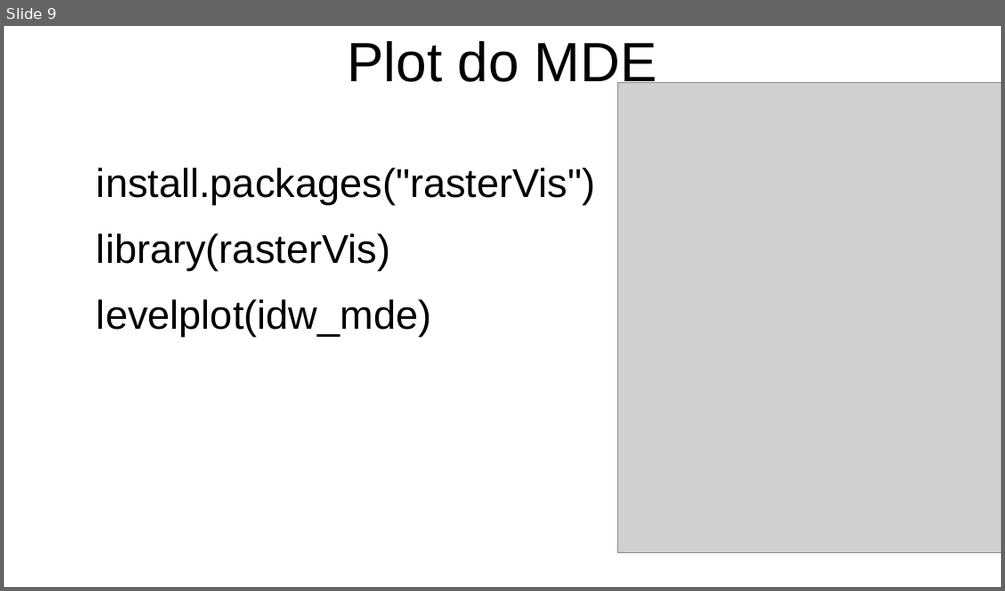
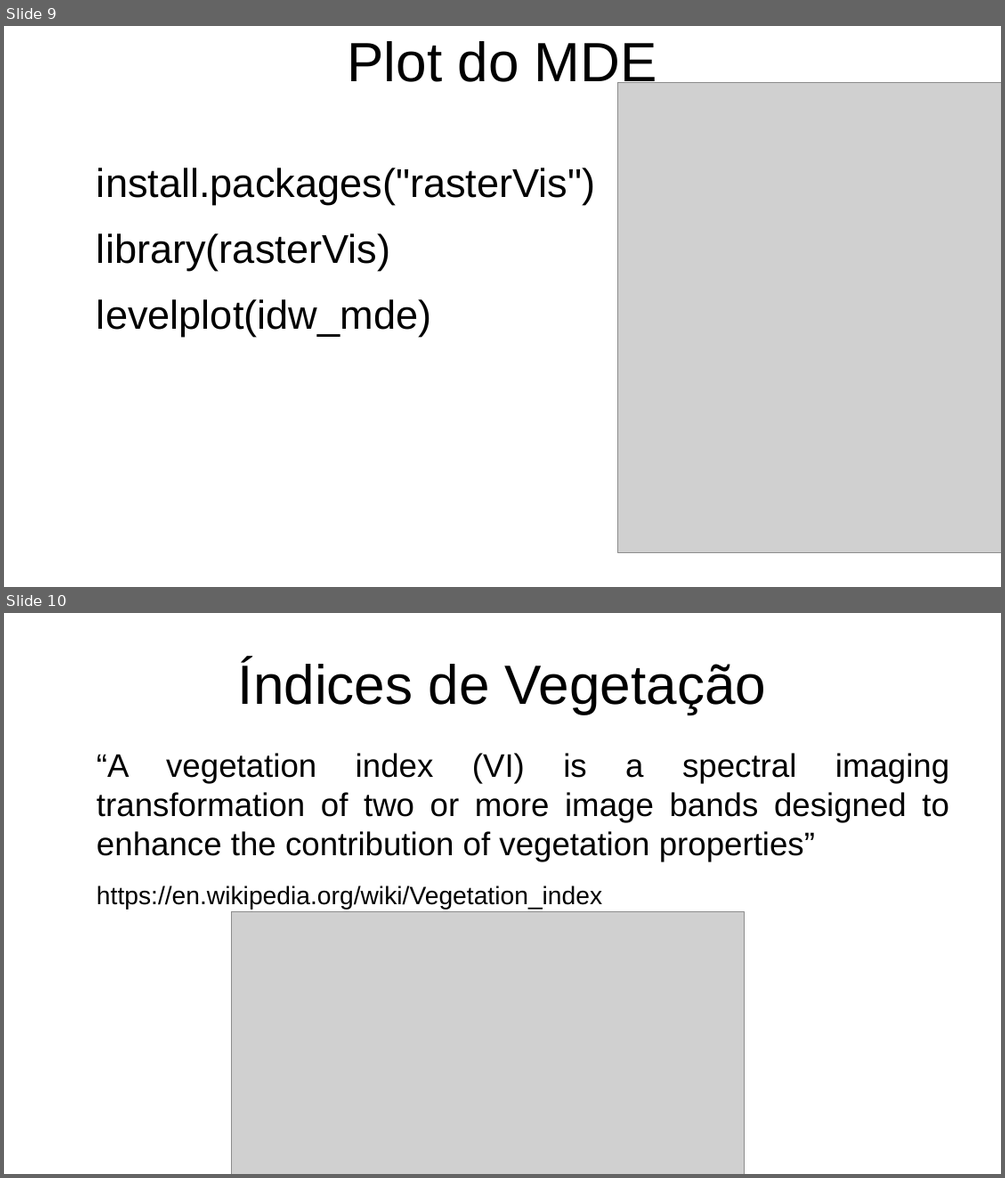
Before and after one commit to pjfernandes/curso_r, a slide deck: aula_4/apresentacao_aula_4.odp. Shown one above the other, each under a label of ours: slide 9 before the commit, slides 9 and 10 after it. The pictures are 1005x591 and 1005x1178 pixels, drawn with LibreOffice and Linux fonts; fonts in the diff are those of the drawing; grey boxes stand for pictures. Boxes give left, top, right and bottom in pixels: in the first picture for what was removed or moved away, otherwise in the second. Text is boxed around its words. In the diff, an @@ line names an element or a change of style, - is before the commit and + after.

```diff
--- a/aula_4/apresentacao_aula_4.odp
+++ b/aula_4/apresentacao_aula_4.odp
@@ slide 10 added at (4,613,1001,1174), background #FFFFFF @@
@@ title added at (238,659,766,714), 44 pt, text #000000 @@
+Índices de Vegetação
@@ text added at (97,753,949,909), 26 pt, text #000000 @@
+“A vegetation index (VI) is a spectral imaging transformation of two or more image bands designed to enhance the contribution of vegetation properties”
+https://en.wikipedia.org/wiki/Vegetation_index
@@ picture added at (232,912,744,1174) @@
```
Also in this commit, not shown: 4 other slides added, 2 other files.
